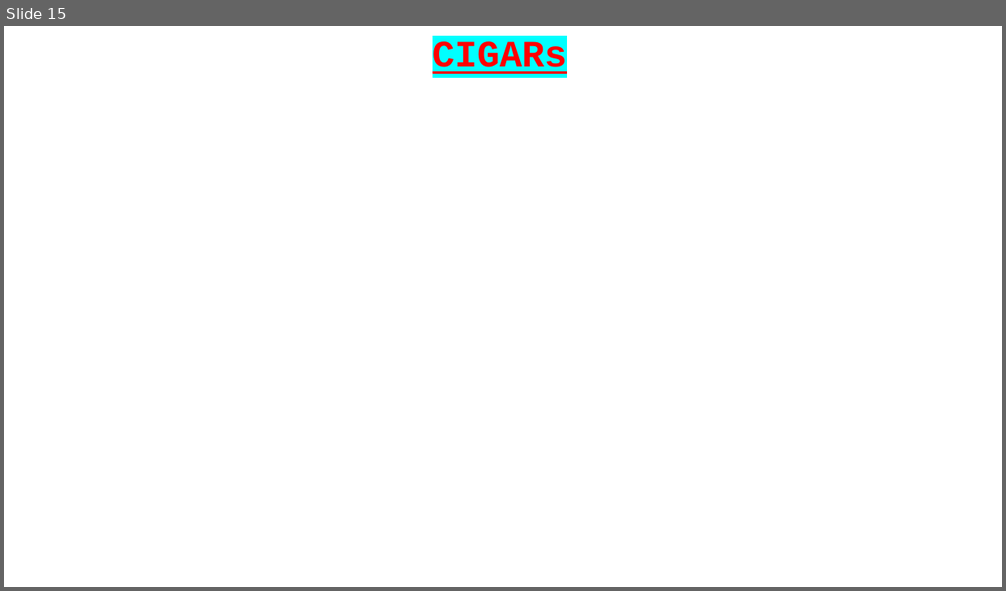
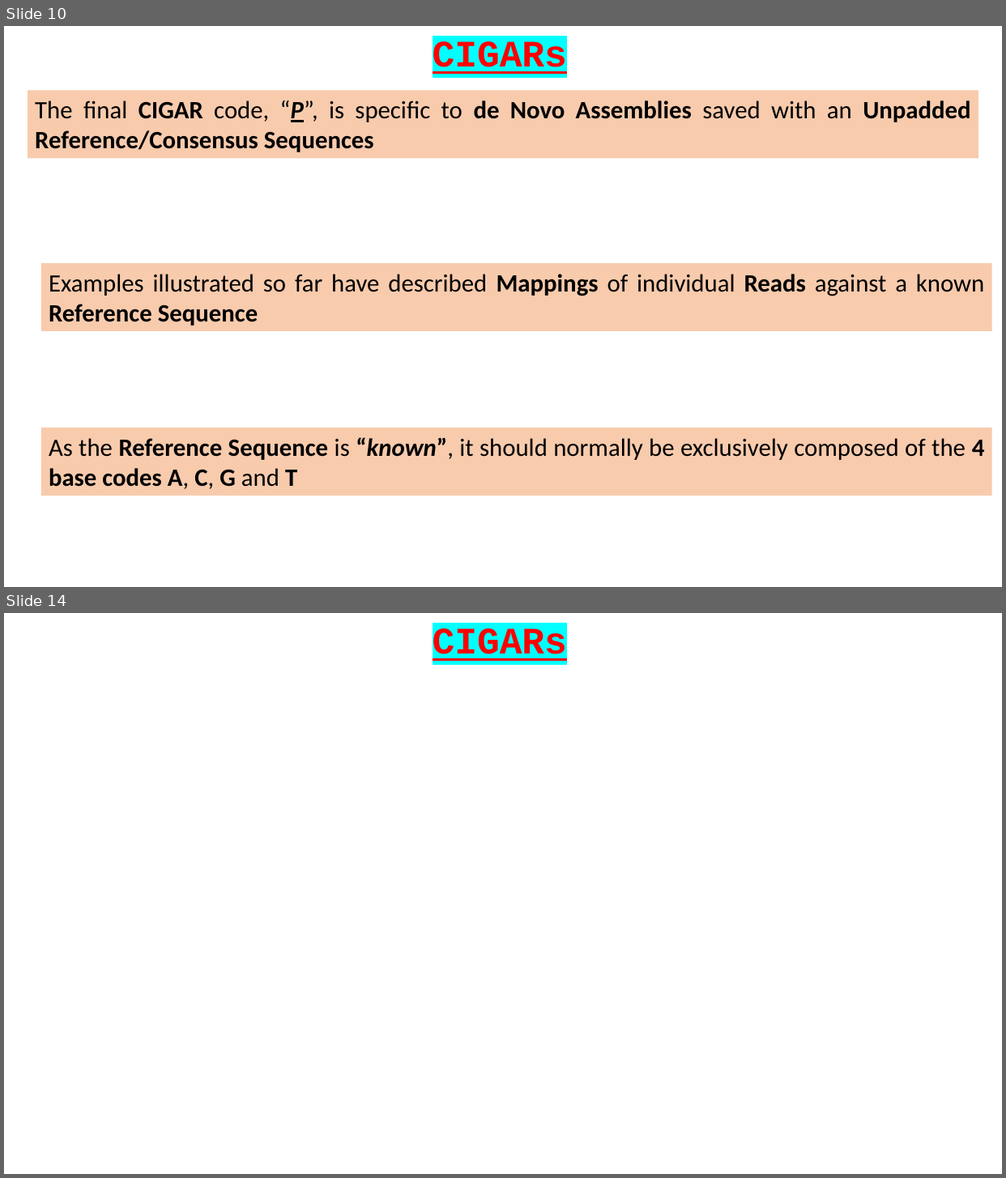
Before and after one commit to BioinformaticsTraining/Introduction-to-Bioinformatics, a slide deck: Flip Presentations/NGS_Intro/02-CIGARS/02-CIGARS.pptx. Shown one above the other, each under a label of ours: slide 15 before the commit, slides 10 and 14 after it; the slides between them are not shown. The pictures are 1006x591 and 1006x1178 pixels, drawn with LibreOffice and Linux fonts; fonts in the diff are those of the drawing. Boxes give left, top, right and bottom in pixels: in the first picture for what was removed or moved away, otherwise in the second. Text is boxed around its words. In the diff, an @@ line names an element or a change of style, - is before the commit and + after.

```diff
--- a/Flip Presentations/NGS_Intro/02-CIGARS/02-CIGARS.pptx
+++ b/Flip Presentations/NGS_Intro/02-CIGARS/02-CIGARS.pptx
@@ slide 10 added at (x1=4, y1=26, x2=1002, y2=587), background #FFFFFF @@
@@ text added at (x1=432, y1=41, x2=567, y2=74), 36 pt, text #FF0000, bold, underline @@
+CIGARs
@@ rectangle added at (x1=28, y1=90, x2=978, y2=159), fill #F8CBAD, 24 pt, text #000000, bold @@
+The final CIGAR code, “P”, is specific to de Novo Assemblies saved with an Unpadded Reference/Consensus Sequences
@@ rectangle added at (x1=41, y1=263, x2=992, y2=331), fill #F8CBAD, 24 pt, text #000000 @@
+Examples illustrated so far have described Mappings of individual Reads against a known Reference Sequence
@@ rectangle added at (x1=41, y1=428, x2=992, y2=496), fill #F8CBAD, 24 pt, text #000000 @@
+As the Reference Sequence is “known”, it should normally be exclusively composed of the 4 base codes A, C, G and T
@@ what was slide 15 is now slide 14 @@
```
Also in this commit, not shown: 3 slides changed, 14 other slides added, 2 slides removed, 2 other files.
